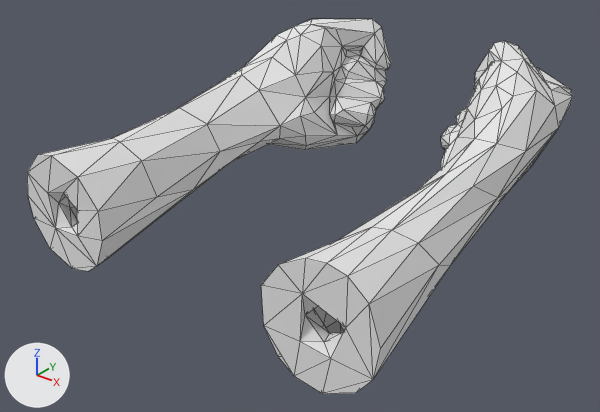
The OBJ model static/fists/fists.obj as it was, and as the next commit left it.
Both versions are drawn from a 50 mm lens placed at (20.1, -26.6, 13.9), pointed at (-0.5, -1.0, -2.0). Arrows for +X, +Y and +Z are at lower left; the lights stay in place. Mesh edges are drawn as thin lines. Where no turn or scale is listed for an object, it has been applied to the vertices.

Names of what the first picture shows: 'Left_Hand_Quin_G1_Hand_Fist1', 'Right_Hand_Quin_G1_Hand_Fist1.002'.
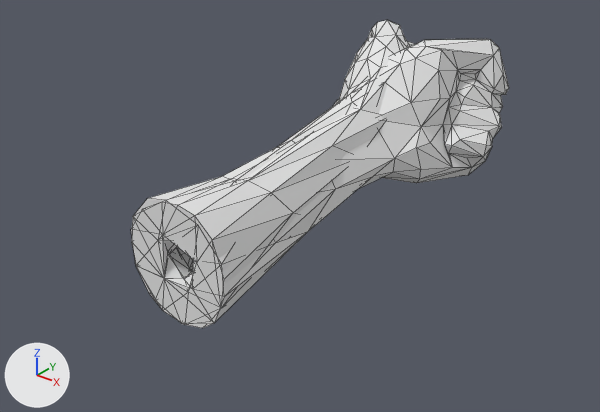
Changed parts and their boxes [x1, y1, x2, y2] in the pictures (600 x 412 px):
'Left_Hand_Quin_G1_Hand_Fist1', mesh moved
    before: [27, 19, 391, 271]
    after: [132, 39, 509, 328]
'Right_Hand_Quin_G1_Hand_Fist1.002', mesh moved
    before: [261, 41, 573, 394]
    after: [131, 20, 414, 325]

Diff of the bpy script that builds the scene:
```diff
--- a/static/fists/fists.obj.py
+++ b/static/fists/fists.obj.py
@@ me_left_hand_quin_g1_hand_fist1 @@
 me_left_hand_quin_g1_hand_fist1.from_pydata(...)  # 184 vertices, 364 faces; spans x -8.9..-2.1, y -8.9..10.5, z -3.8..4.1
 # used by ob_left_hand_quin_g1_hand_fist1; location = (0.0, 0.0, 0.0)
+# me_left_hand_quin_g1_hand_fist1 part 1: the whole mesh is moved by (6.6, 0.0, 0.0)
 me_left_hand_quin_g1_hand_fist1.materials.append(mat_none)
@@ me_right_hand_quin_g1_hand_fist1_002 @@
 me_right_hand_quin_g1_hand_fist1_002.from_pydata(...)  # 186 vertices, 368 faces; spans x 2.0..9.0, y -8.9..10.4, z -3.7..4.1
 # used by ob_right_hand_quin_g1_hand_fist1_002; location = (0.0, 0.0, 0.0)
+# me_right_hand_quin_g1_hand_fist1_002 part 2: the whole mesh is moved by (-6.5, 0.0, 0.0)
 me_right_hand_quin_g1_hand_fist1_002.materials.append(mat_none)
```
